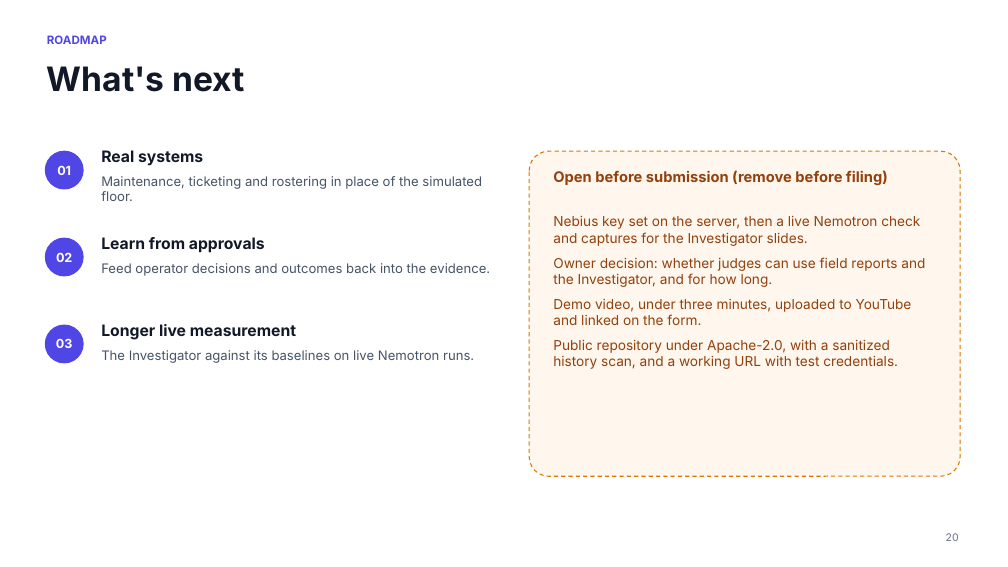
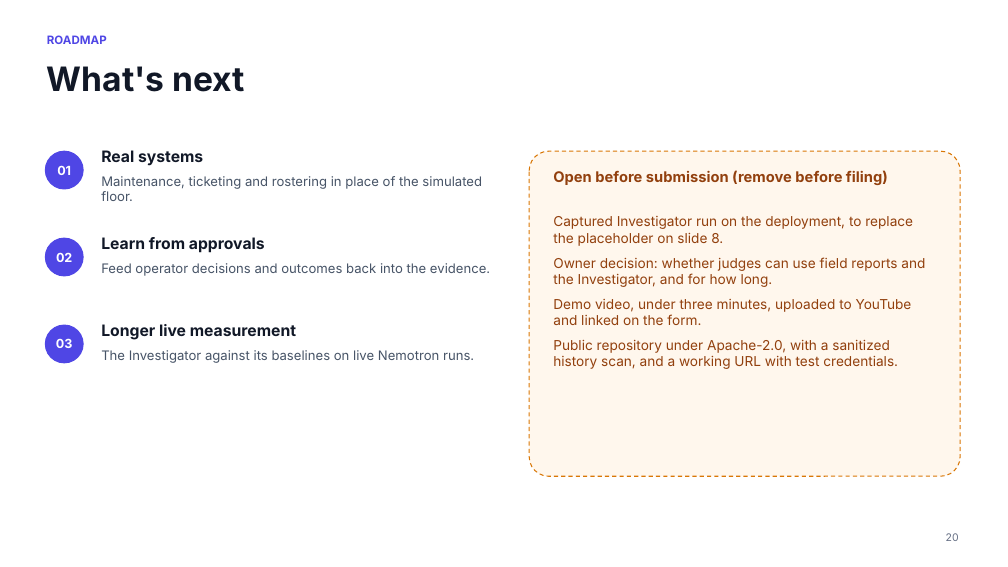
Before and after one commit to e8aura-makodev58/nebius-compass, a slide deck: slide 20 of docs/nebius/deck/ResponseCompass-nebius-deck.pptx. Drawn at 1008x567 pixels with LibreOffice and Linux fonts; fonts in the diff are those of the drawing; background and template pictures are left out. Boxes give left, top, right and bottom in pixels: in the first picture for what was removed or moved away, otherwise in the second. Text is boxed around its words. In the diff, an @@ line names an element or a change of style, - is before the commit and + after.

```diff
--- a/docs/nebius/deck/ResponseCompass-nebius-deck.pptx
+++ b/docs/nebius/deck/ResponseCompass-nebius-deck.pptx
@@ text at <box>553,216,913,246</box>: text changed @@
-Nebius key set on the server, then a live Nemotron check and captures for the Investigator slides.
+Captured Investigator run on the deployment, to replace the placeholder on slide 8.
```
Also in this commit, not shown: 2 other slides changed, 4 other files.
